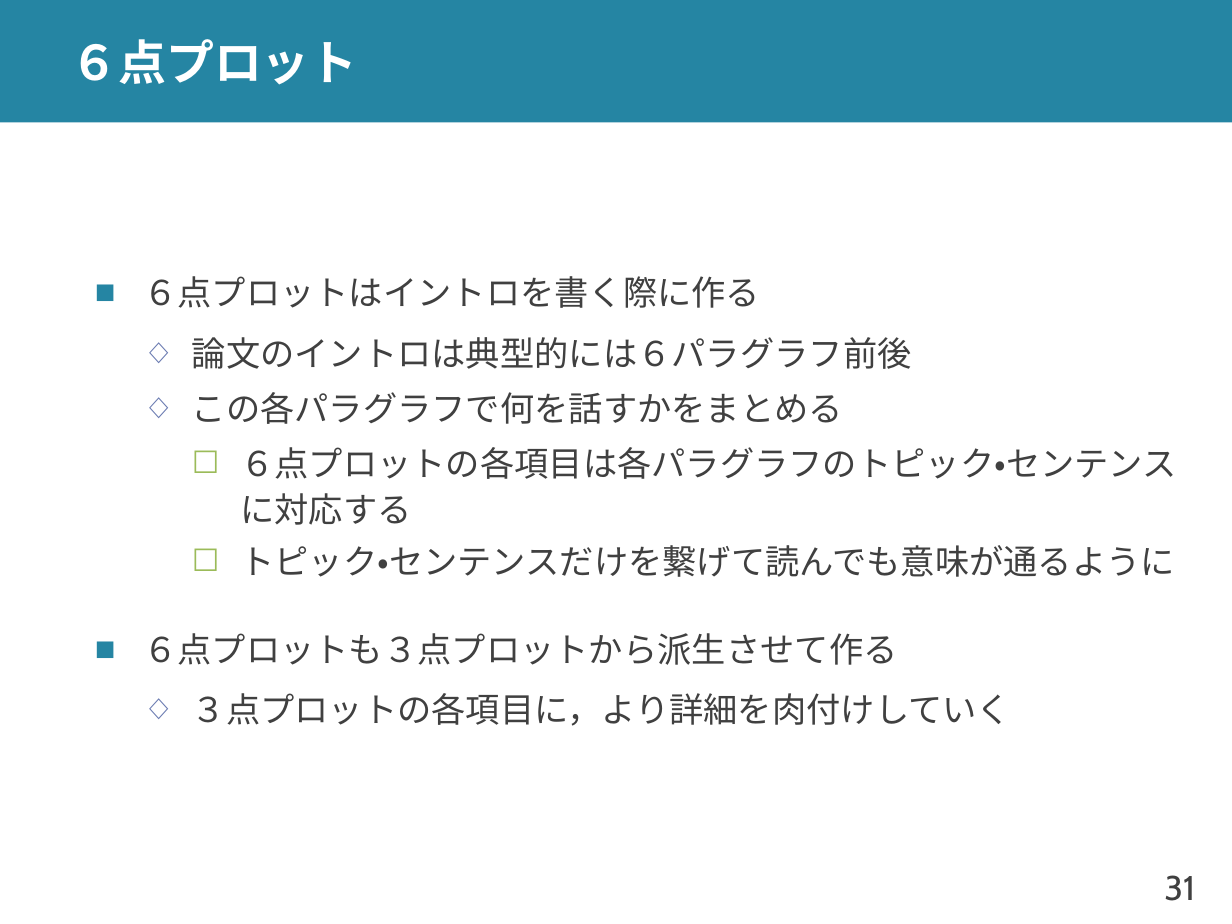
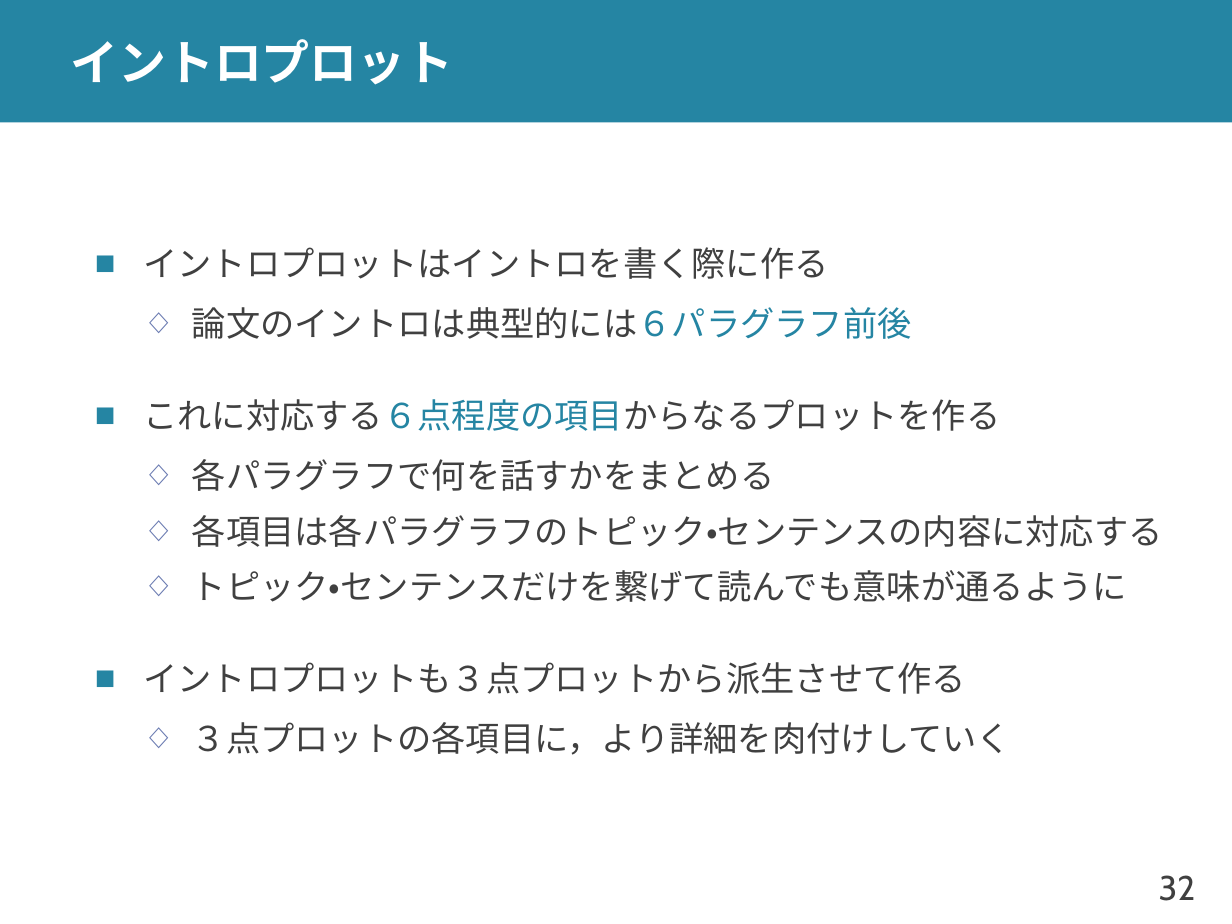
Before and after one commit to shioya-lab/how-to, a slide deck: slide 32 of plot.pptx (slide 31 before the commit). Drawn at 1232x924 pixels with LibreOffice and Linux fonts; fonts in the diff are those of the drawing. Boxes give left, top, right and bottom in pixels: in the first picture for what was removed or moved away, otherwise in the second. Text is boxed around its words. In the diff, an @@ line names an element or a change of style, - is before the commit and + after.

Commit message:
plot を v7 に
プロットの種類の名前を変更
イントロプロットに加筆

```diff
--- a/plot.pptx
+++ b/plot.pptx
@@ title at (x1=71, y1=39, x2=454, y2=85): text changed @@
-６点プロット
+イントロプロット
@@ text at (x1=143, y1=247, x2=829, y2=279): text changed @@
-■ ６点プロットはイントロを書く際に作る
+■ イントロプロットはイントロを書く際に作る
@@ text at (x1=192, y1=307, x2=1127, y2=602): text colour #404040 to #2585A3 in "論文のイントロは典型的には６パラグラフ前後"; bullet ☐ to ◇; list level 3 to 2 in "トピック・センテンスだけを繋げて読んでも意味が通るように"; bullet colour #9BBB59 to #6879B0 @@
@@ text at (x1=143, y1=399, x2=1163, y2=547): text changed @@
-  ◇ この各パラグラフで何を話すかをまとめる
-    ☐ ６点プロットの各項目は各パラグラフのトピック・センテンスに対応する
+■ これに対応する６点程度の項目からなるプロットを作る
+  ◇ 各パラグラフで何を話すかをまとめる
+  ◇ 各項目は各パラグラフのトピック・センテンスの内容に対応する
@@ text at (x1=143, y1=662, x2=966, y2=694): text changed @@
-■ ６点プロットも３点プロットから派生させて作る
+■ イントロプロットも３点プロットから派生させて作る
@@ page number at (x1=1159, y1=875, x2=1196, y2=901): text changed @@
-31
+32
```
Also in this commit, not shown: 18 other slides changed, 5 slides added, 2 slides removed, 1 other file.
